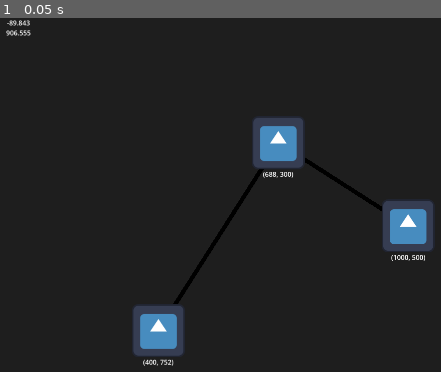
Above: before the commit, frame 1.
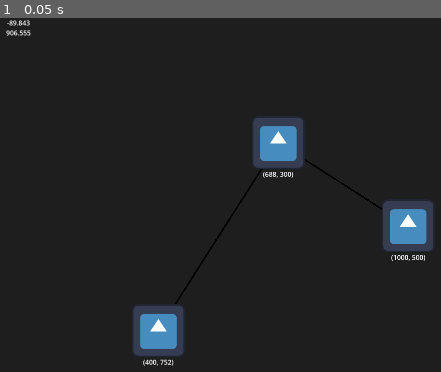
Above: after the commit, the same moment.

Repository: reevesc7/2d-animator-godot
Game: Godot game, scene res://Scenes/hub_network.tscn
Two runs of this game, one before a commit and one after it. Both use one fixed random seed, a clock stepped at 60 frames per second and the inputs below. The engine's default icon, where the game draws it, is replaced by a stand-in: a white triangle on a blue panel in a dark square.
Inputs:
- Up to frame 1 (0.05 s): no input

The runs differ from the first frame. In frame 1, 0.3% of the frame differs, in the area x 39-87%, y 39-81%.

Commit message:
Cleanup. Added set_position_from_scaled to Prop.

Diff:
--- a/Scenes/connector.tscn
+++ b/Scenes/connector.tscn
@@ -3,4 +3,5 @@
 [ext_resource type="Script" path="res://Scripts/connector.gd" id="1_qaso0"]
 
 [node name="Connector" type="Line2D"]
+width = 4.0
 script = ExtResource("1_qaso0")
--- a/Scripts/length_report.gd
+++ b/Scripts/length_report.gd
@@ -10,7 +10,6 @@
 	for target in targets:
 		target.position_changed.connect(_on_target_changed)
 	_init_lengths()
-	_set_text(_sum_lengths(segment_lengths))
 
 
 func _init_lengths() -> void:
@@ -26,7 +25,7 @@
 		segment_lengths[index - 1] = targets[index - 1].scaled_position.distance_to(targets[index].scaled_position)
 	if index < targets.size() - 1:
 		segment_lengths[index] = targets[index].scaled_position.distance_to(targets[index + 1].scaled_position)
-	_set_text(_sum_lengths(segment_lengths))
+	_set_text()
 
 
 func _sum_lengths(lengths: Array[float]) -> float:
@@ -36,5 +35,5 @@
 	return sum
 
 
-func _set_text(length: float) -> void:
-	text = str(snappedf(length, 0.001))
+func _set_text() -> void:
+	text = str(snappedf(_sum_lengths(segment_lengths), 0.001))
--- a/Scripts/position_report.gd
+++ b/Scripts/position_report.gd
@@ -8,14 +8,9 @@
 	target.position_changed.connect(_on_target_changed)
 
 
-func _physics_process(_delta: float) -> void:
-	if target.NOTIFICATION_TRANSFORM_CHANGED:
-		text = str(target.scaled_position)
+func _on_target_changed(_prop: Prop) -> void:
+	_set_text()
 
 
-func _on_target_changed(_prop: Prop) -> void:
-	_set_text(target.scaled_position)
-
-
-func _set_text(position: Vector2) -> void:
-	text = str(position)
+func _set_text() -> void:
+	text = str(target.scaled_position)
--- a/Scripts/prop.gd
+++ b/Scripts/prop.gd
@@ -7,7 +7,7 @@
 var scaled_position: Vector2
 
 
-func _enter_tree() -> void:
+func _ready() -> void:
 	set_notify_transform(true)
 	_set_scaled_position()
 
@@ -20,3 +20,7 @@
 
 func _set_scaled_position() -> void:
 	scaled_position = (position / Globals.SpaceScale).round()
+
+
+func set_position_from_scaled(scaled: Vector2) -> void:
+	position = scaled * Globals.SpaceScale
--- /dev/null
+++ b/Scripts/test_button.gd
@@ -0,0 +1,9 @@
+extends Button
+
+
+func _ready() -> void:
+	self.button_down.connect(_on_pressed)
+
+
+func _on_pressed() -> void:
+	print("pressed")
